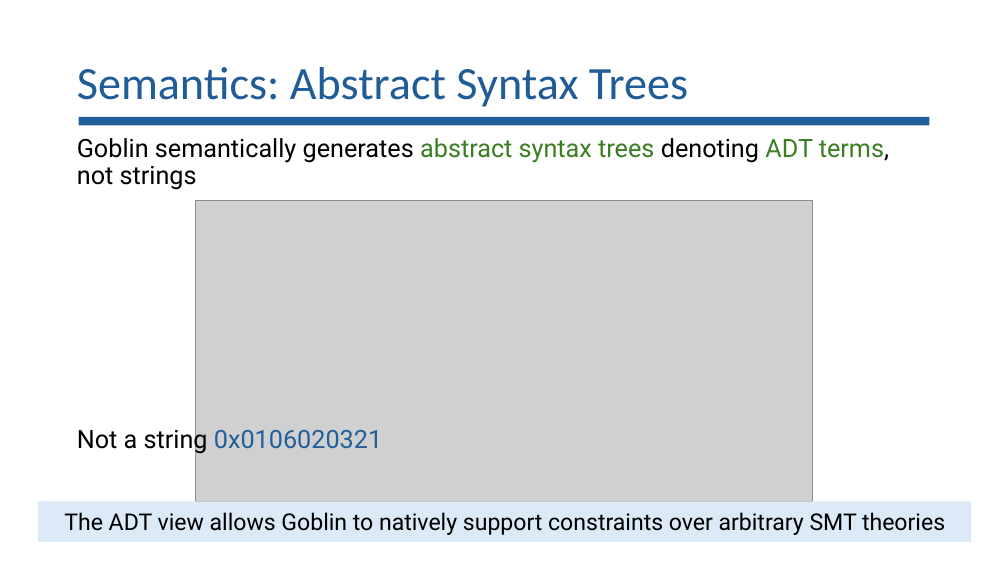
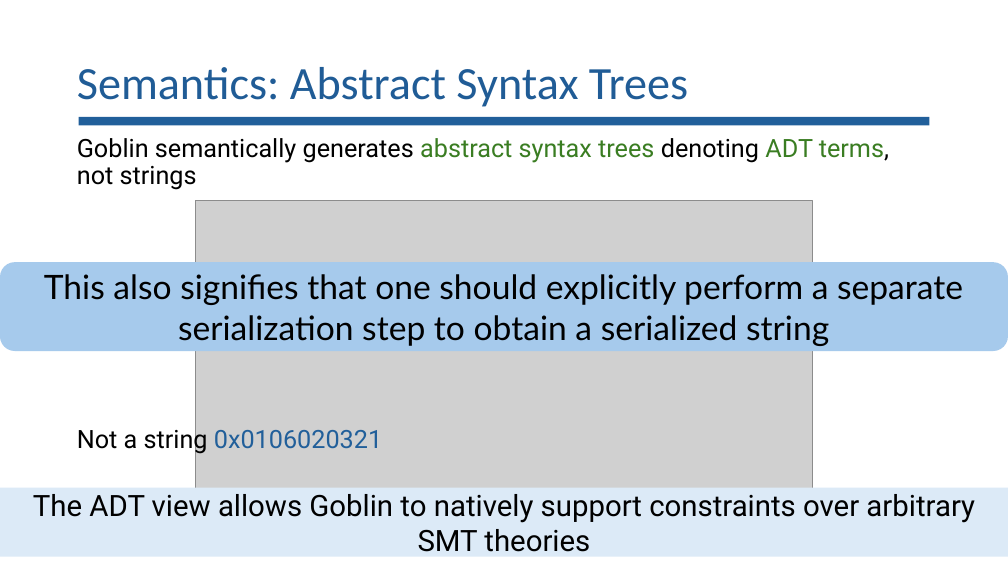
Before and after one commit to lorchrob/goblin_slides, a slide deck: slide 41 of goblin_slides.pptx (slide 40 before the commit). Drawn at 1008x567 pixels with LibreOffice and Linux fonts; fonts in the diff are those of the drawing; grey boxes stand for pictures. Boxes give left, top, right and bottom in pixels: in the first picture for what was removed or moved away, otherwise in the second. Text is boxed around its words. In the diff, an @@ line names an element or a change of style, - is before the commit and + after.

```diff
--- a/goblin_slides.pptx
+++ b/goblin_slides.pptx
@@ rounded rectangle added at <box>0,262,1008,352</box>, fill #A6CAEC, 32 pt, text #000000 @@
+This also signifies that one should explicitly perform a separate serialization step to obtain a serialized string
@@ rectangle "The ADT view allows Goblin ...": place and size @@
-rectangle "The ADT view allows Goblin ..." at <box>64,512,945,535</box>
+rectangle "The ADT view allows Goblin ..." at <box>0,488,1008,557</box>
@@ rectangle "The ADT view allows Goblin ..." at <box>0,488,1008,557</box>: size 22 to 28 pt; vertical alignment top to middle; fill none to #DCEAF7 @@
@@ rectangle removed at <box>38,501,972,542</box> @@
```
Also in this commit, not shown: 18 other slides changed, 2 slides added, 1 slide removed.
